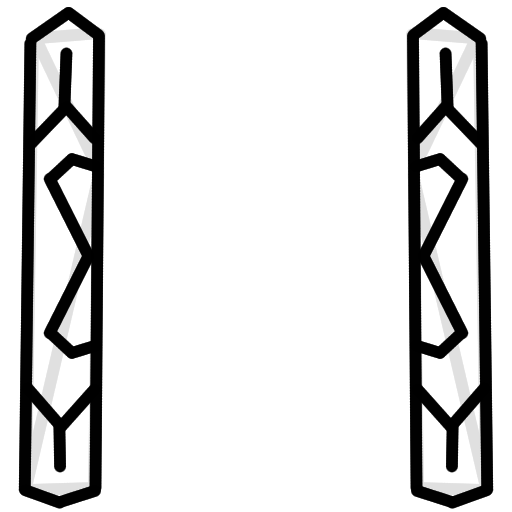
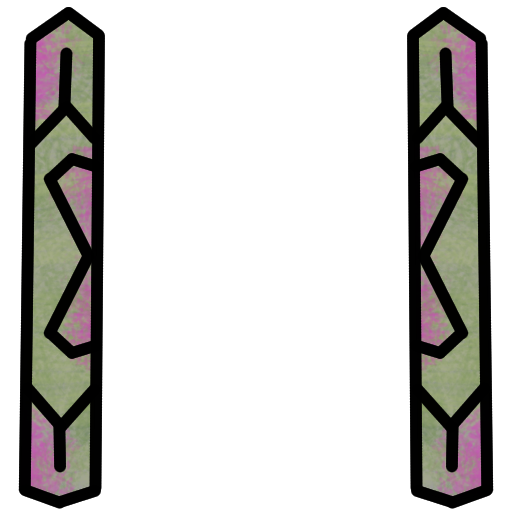
Layered file, before and after one edit (512x512). Changes by layer:
hid "Layer 3(pasted)", painted on it over box(20, 19, 492, 496)
painted on "Layer 2" over box(20, 19, 492, 496)
added layer "Layer 7" above "Layer 6" over box(20, 19, 492, 496)
added layer "Layer 6" above "Layer 4 Merged" over box(20, 19, 492, 496)
added layer "Layer 4 Merged" above "Layer 1" over box(20, 19, 492, 496)
